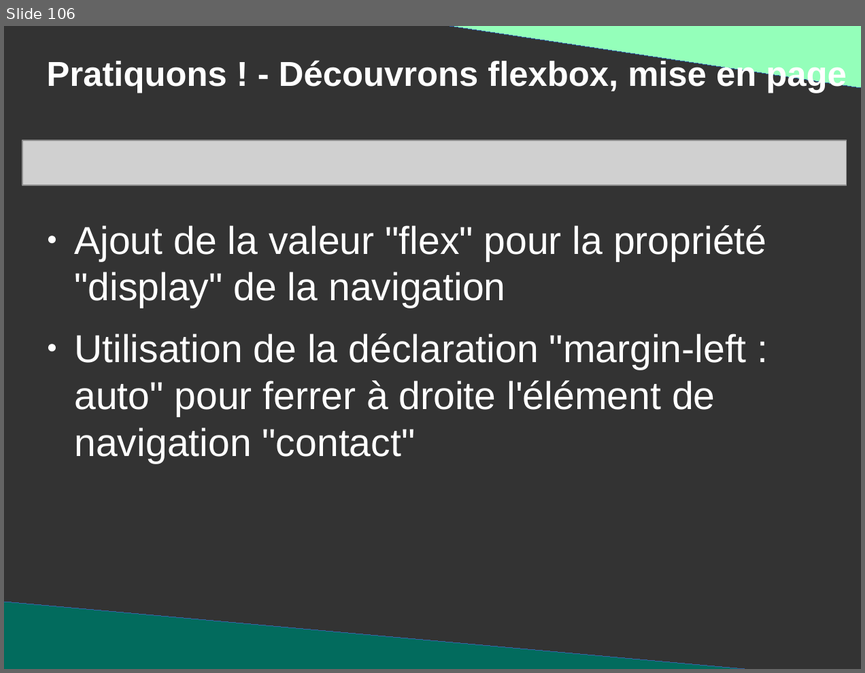
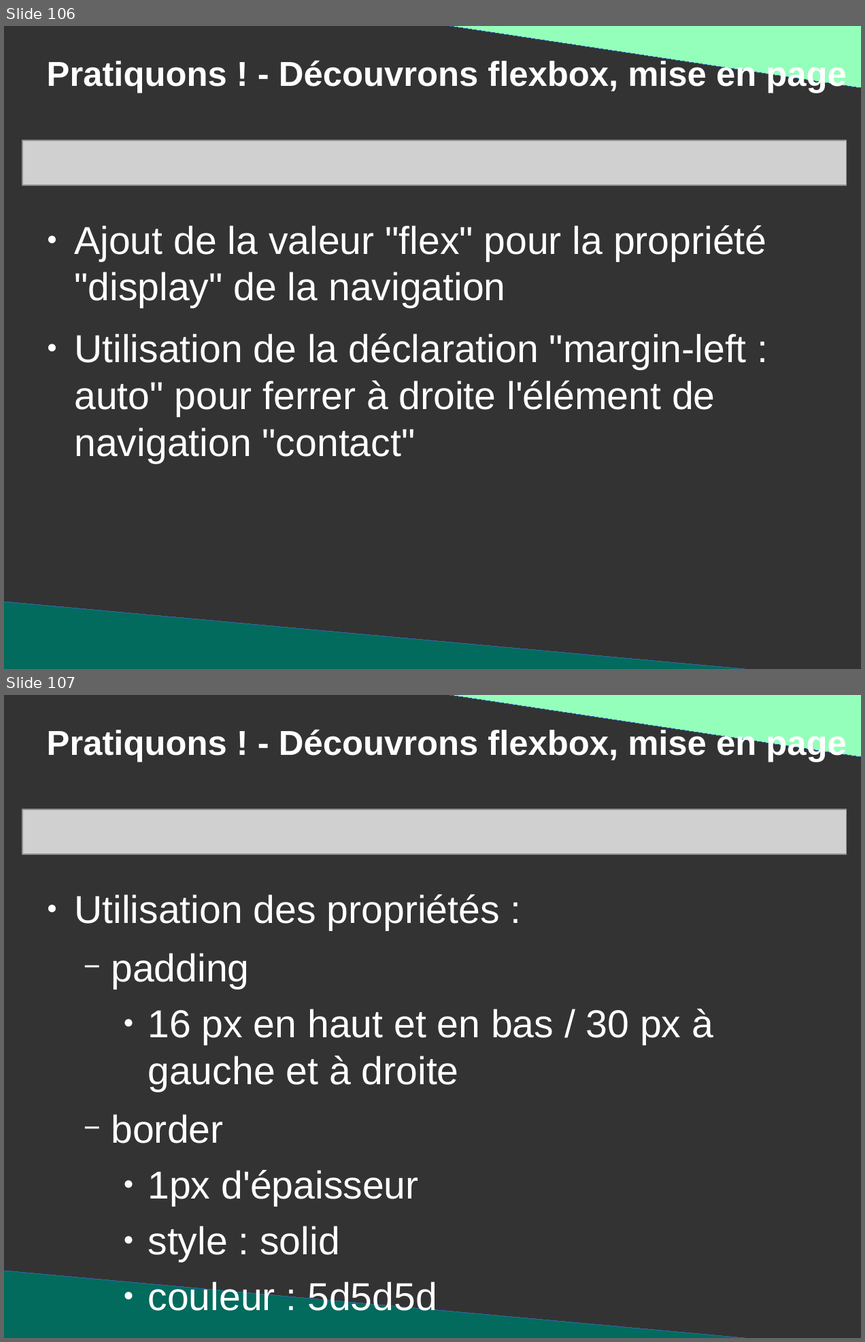
Before and after one commit to DanYellow/presentations, a slide deck: mmi/html/travaux-pratiques/numero-2/presentation.odp. Shown one above the other, each under a label of ours: slide 106 before the commit, slides 106 and 107 after it. The pictures are 865x673 and 865x1342 pixels, drawn with LibreOffice and Linux fonts; fonts in the diff are those of the drawing; grey boxes stand for pictures. Boxes give left, top, right and bottom in pixels: in the first picture for what was removed or moved away, otherwise in the second. Text is boxed around its words. In the diff, an @@ line names an element or a change of style, - is before the commit and + after.

Commit message:
Update TP#2 on mise en page code

```diff
--- a/mmi/html/travaux-pratiques/numero-2/presentation.odp
+++ b/mmi/html/travaux-pratiques/numero-2/presentation.odp
@@ slide 107 added at (4,695,861,1338), background #333333 @@
@@ right triangle added at (419,695,861,757), fill #94FFBA, outline #3465A4 0 pt @@
@@ title added at (47,727,846,762), 32 pt, text #FFFFFF, bold @@
+Pratiquons ! - Découvrons flexbox, mise en page
@@ picture added at (22,809,847,854) @@
@@ text added at (74,894,713,1261), 36 pt, text #FFFFFF @@
+● Utilisation des propriétés :
+  − padding
+    ● 16 px en haut et en bas / 30 px à gauche et à droite
+  − border
+    ● 1px d'épaisseur
+    ● style : solid
+    ● couleur : 5d5d5d
@@ right triangle added at (4,1270,805,1338), fill #026B5D, outline #3465A4 0 pt @@
```
Also in this commit, not shown: 4 slides changed, 2 other files.
